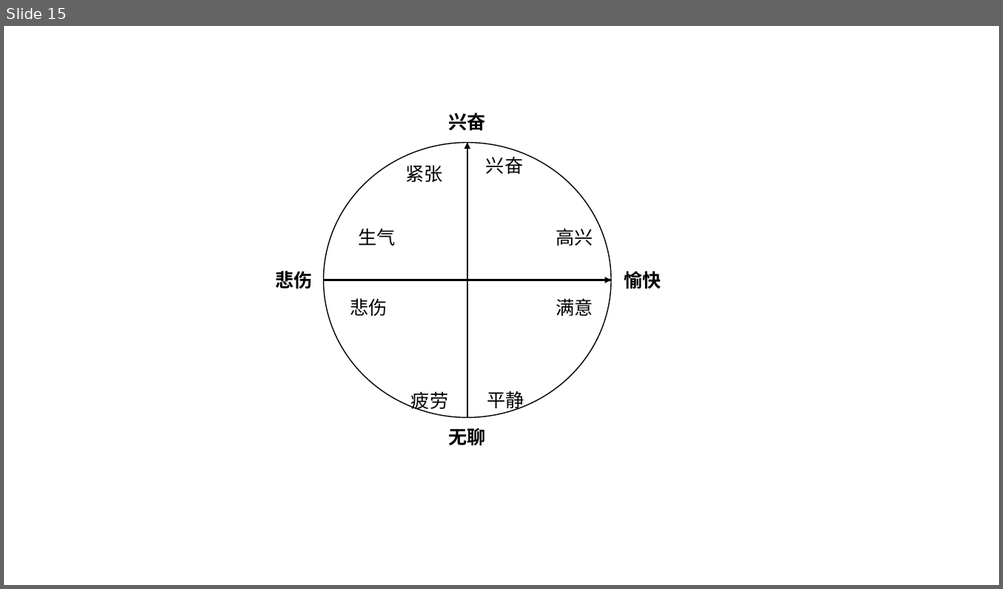
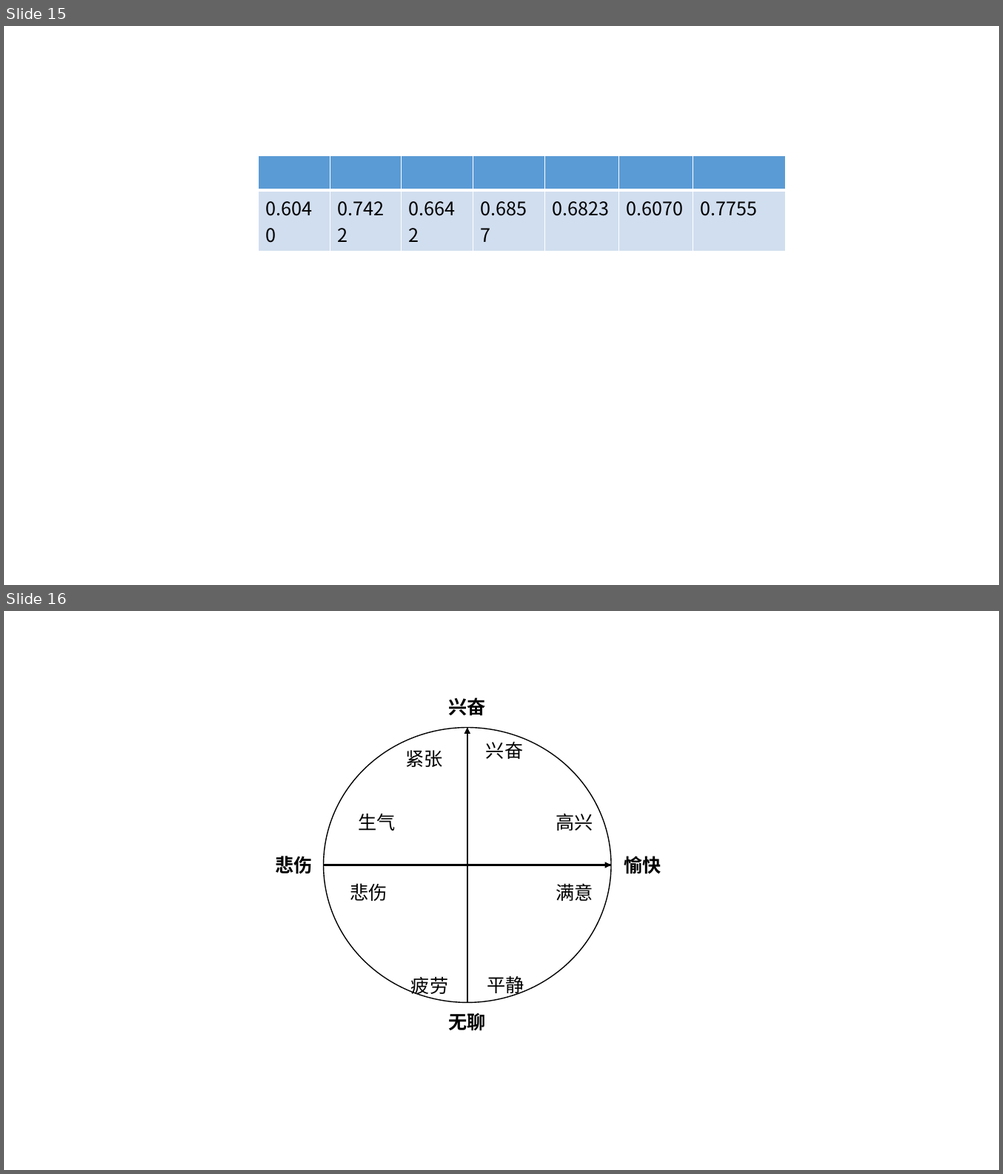
Before and after one commit to wandouqiang/-, a slide deck: 图集.pptx. Shown one above the other, each under a label of ours: slide 15 before the commit, slides 15 and 16 after it. The pictures are 1003x589 and 1003x1174 pixels, drawn with LibreOffice and Linux fonts; fonts in the diff are those of the drawing. Boxes give left, top, right and bottom in pixels: in the first picture for what was removed or moved away, otherwise in the second. Text is boxed around its words. In the diff, an @@ line names an element or a change of style, - is before the commit and + after.

```diff
--- a/图集.pptx
+++ b/图集.pptx
@@ slide 15 added at (4,26,999,585), background #FFFFFF @@
@@ table added at (259,156,787,246), 2 rows, 7 columns @@
+ |  |  |  |  |  | 
+0.6040 | 0.7422 | 0.6642 | 0.6857 | 0.6823 | 0.6070 | 0.7755
@@ what was slide 15 is now slide 16 @@
```
Also in this commit, not shown: 1 other slide added, 1 slide removed, 3 other files.
